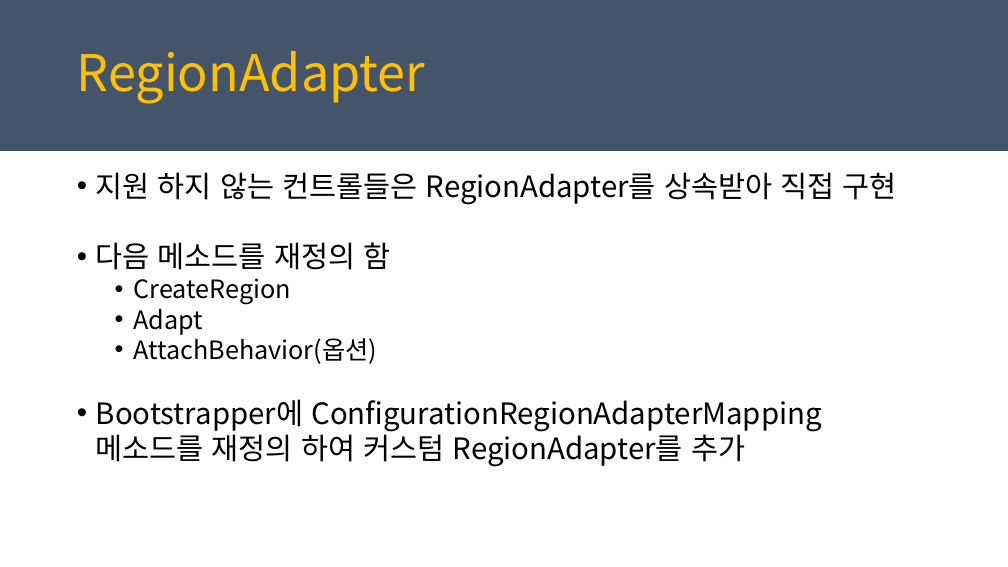
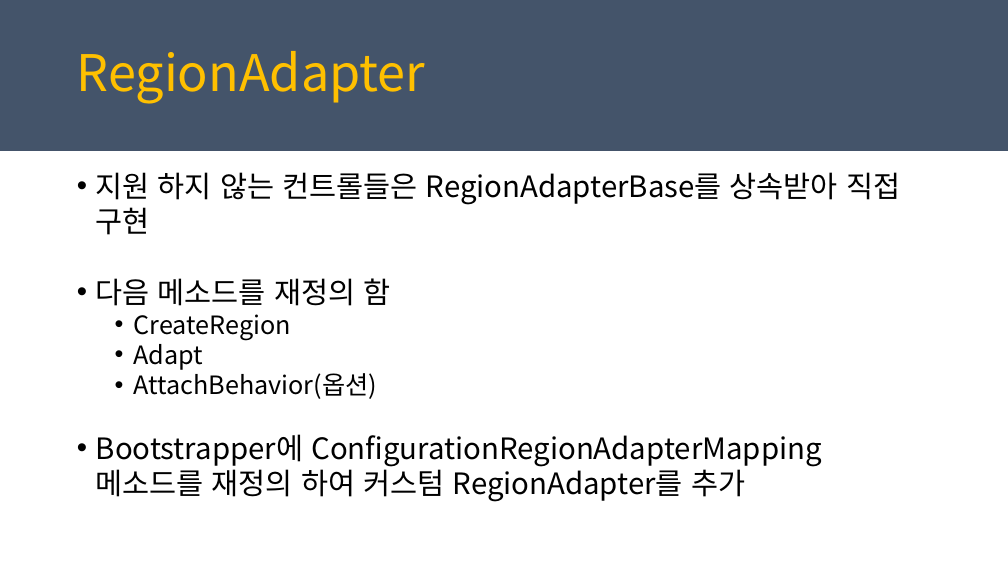
Before and after one commit to juniair/Summary-PPT, a slide deck: slide 16 of PRISM_통합.pptx (slide 10 before the commit). Drawn at 1008x567 pixels with LibreOffice and Linux fonts; fonts in the diff are those of the drawing. Boxes give left, top, right and bottom in pixels: in the first picture for what was removed or moved away, otherwise in the second. Text is boxed around its words. In the diff, an @@ line names an element or a change of style, - is before the commit and + after.

```diff
--- a/PRISM_통합.pptx
+++ b/PRISM_통합.pptx
@@ text at (x1=96, y1=172, x2=900, y2=235): text changed @@
-• 지원 하지 않는 컨트롤들은 RegionAdapter를 상속받아 직접 구현
+• 지원 하지 않는 컨트롤들은 RegionAdapterBase를 상속받아 직접 구현
```
Also in this commit, not shown: 4 other slides changed, 6 slides added, 1 slide removed, 52 other files.
